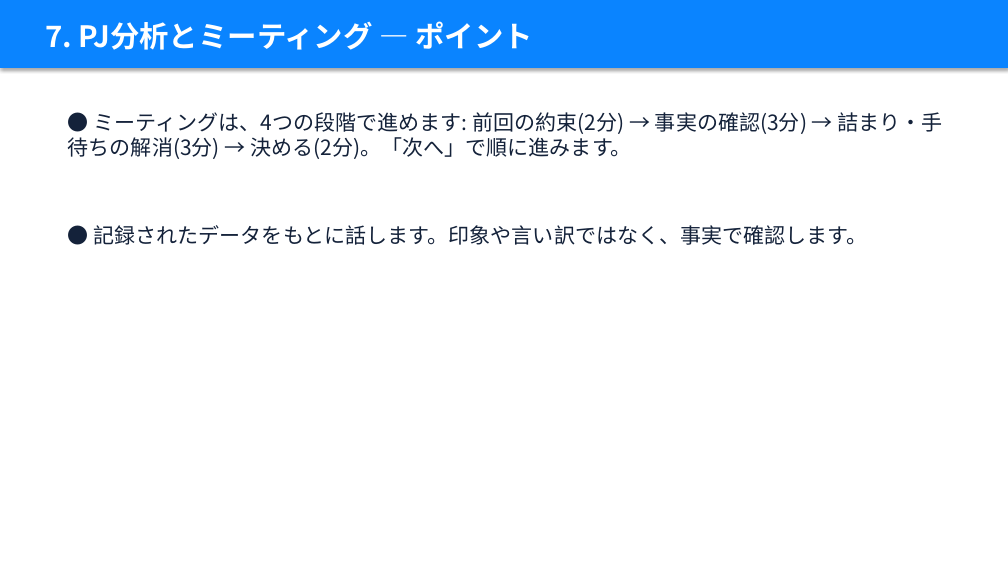
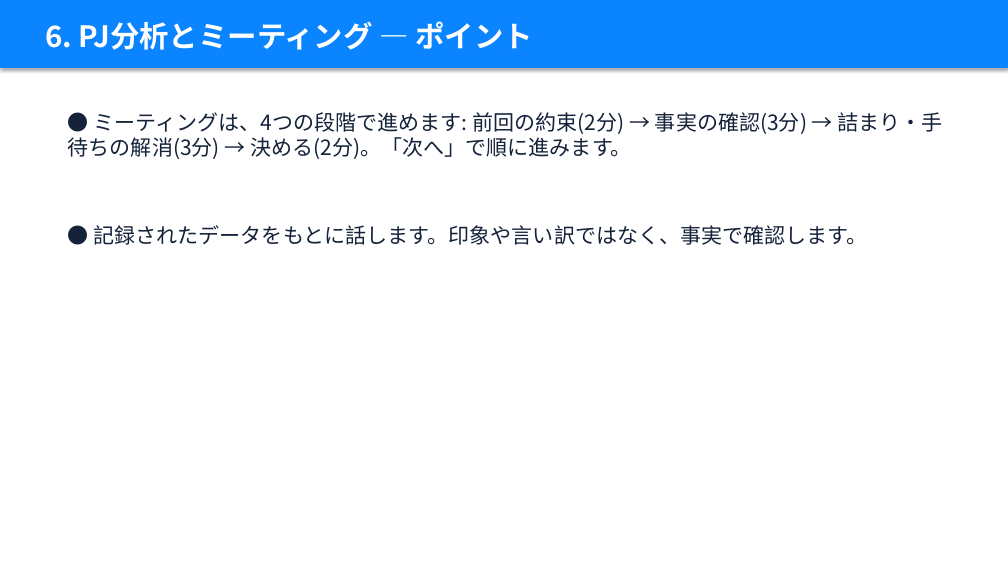
Before and after one commit to takky416-byte/sotsuken_pj_management, a slide deck: slide 24 of docs/manual/卒研PJ管理_説明資料_学生編.pptx (slide 27 before the commit). Drawn at 1008x567 pixels with LibreOffice and Linux fonts; fonts in the diff are those of the drawing. Boxes give left, top, right and bottom in pixels: in the first picture for what was removed or moved away, otherwise in the second. Text is boxed around its words. In the diff, an @@ line names an element or a change of style, - is before the commit and + after.

```diff
--- a/docs/manual/卒研PJ管理_説明資料_学生編.pptx
+++ b/docs/manual/卒研PJ管理_説明資料_学生編.pptx
@@ text at box(45, 21, 532, 50): text changed @@
-7. PJ分析とミーティング — ポイント
+6. PJ分析とミーティング — ポイント
```
Also in this commit, not shown: 21 other slides changed, 4 slides removed, 19 other files.
